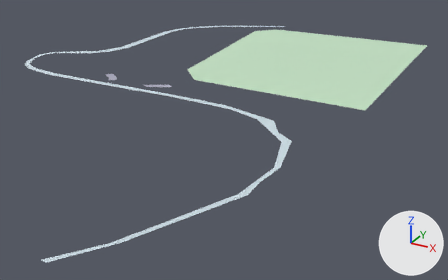
The glTF model white-model-six-districts/chunks/120_124_mid.glb as it was, and as the next commit left it.
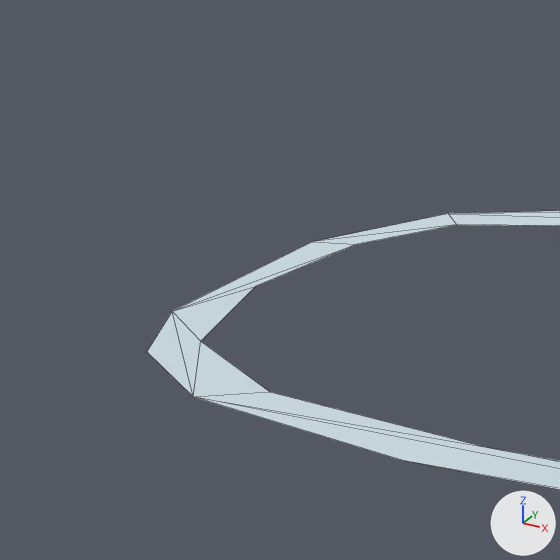
The first picture shows the older version from a 50 mm camera at (623.0, -11678.0, 178.0) aimed at (382.0, -11241.0, -41.0). The close-ups show the older and then the newer version on the part from 2% to 14% of the width and 12% to 30% of the height of that picture. Only the edits that show in the close-ups are written down. Lighting does not change. The marker at lower right points along +X, +Y and +Z. The close-ups show mesh edges as thin lines. Vertices at exactly the same position are counted once.
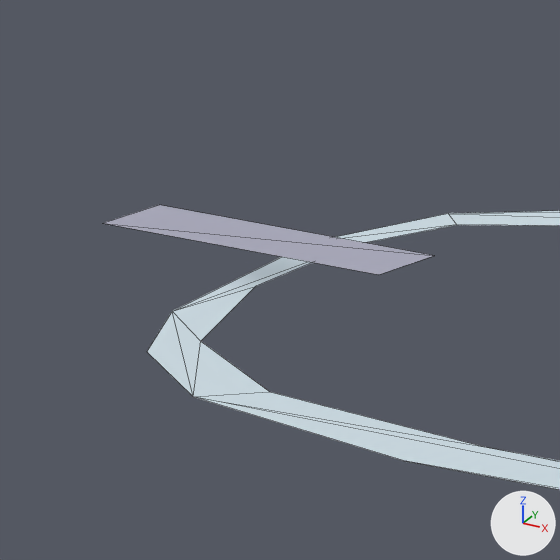
Patch to the scene script:
```diff
--- a/white-model-six-districts/chunks/120_124_mid.glb.py
+++ b/white-model-six-districts/chunks/120_124_mid.glb.py
@@ me_mesh_0 @@
 # used by ob_mesh_0; location = (0.0, 0.0, 0.0)
 # verts and faces of me_mesh_0; kept vertices keep their numbers, new ones are numbered from 78
-me_mesh_0.from_pydata(...)  # 78 vertices, 66 faces; spans x 163.0..500.0, y -11500.0..-11000.0, z 3.0..6.0
+me_mesh_0.from_pydata(...)  # 90 vertices, 72 faces; spans x 150.0..500.0, y -11500.0..-10998.0, z 3.0..7.0
+# me_mesh_0 part 1
+verts[86] = (150.0, -11244.0, 7.0)  # pixel (102, 223)
+verts[87] = (184.0, -11244.0, 7.0)  # pixel (378, 274)
+verts[88] = (184.0, -11237.0, 7.0)  # pixel (434, 255)
+verts[89] = (150.0, -11237.0, 7.0)  # pixel (159, 204)
+faces += [(86, 87, 88), (86, 88, 89)]
+# other edits to the shape of me_mesh_0 do not show in these pictures
 me_mesh_0.materials.append(mat_material_0)
```

Where the change shows, as pixel boxes [x1, y1, x2, y2] in the close-ups (560 x 560 px):
'Mesh_0', reshaped: before [147, 211, 560, 490]; after [104, 205, 560, 490]
part 1 of me_mesh_0, added: after [104, 205, 434, 275]
